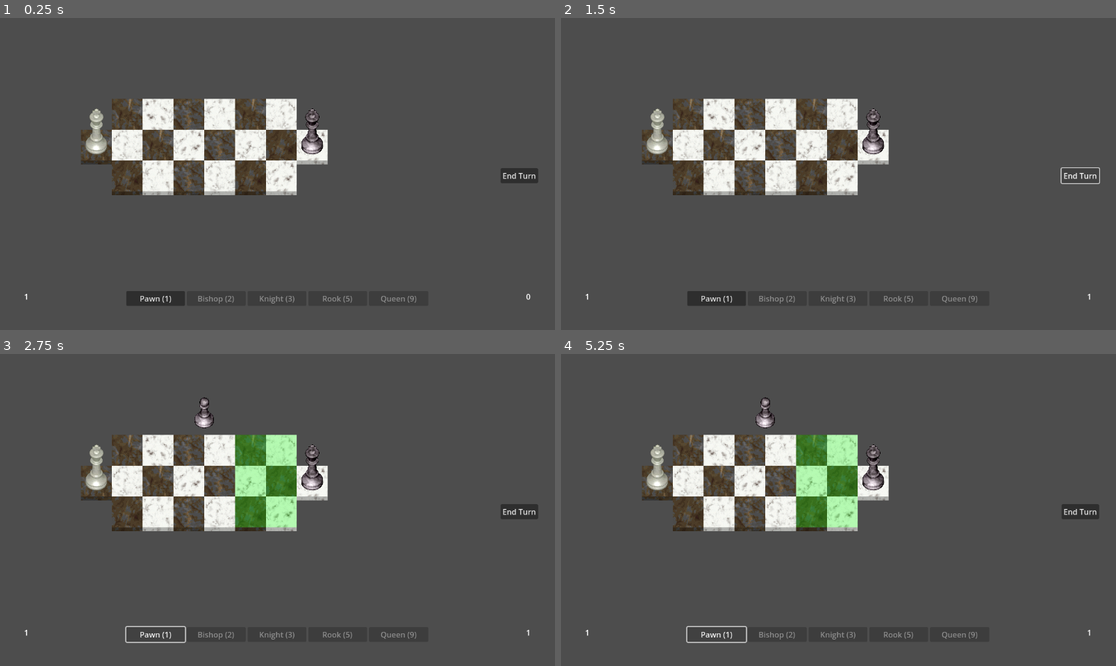
Above: before the commit, frames 1-4 (two rows, left to right).
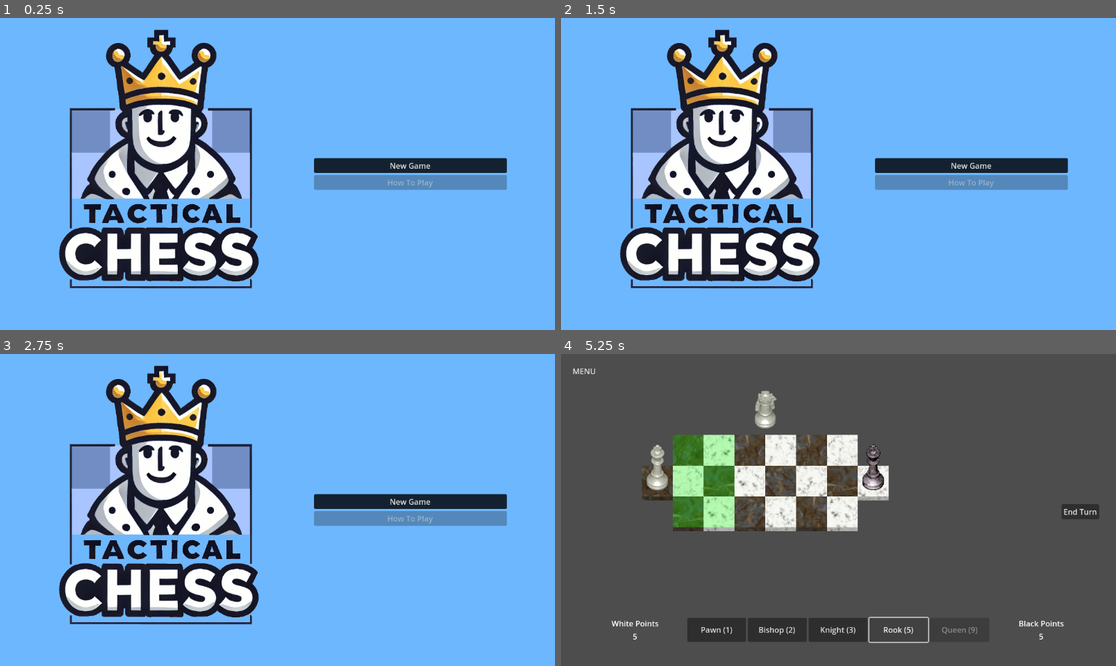
Above: after the commit, the same moments.

Repository: tspr0tege/Tactical-Chess
Game: Godot game, scene res://scene_loader.tscn
Same seed, same stepped clock (60 frames per second), same inputs: the game is played once before the commit and once after it. Before the commit the project starts from res://main.tscn.
Inputs (mouse positions are in pixels of both pictures, inside the frame that each line leads up to):
- Up to frame 1 (0.25 s): no input
- Up to frame 2 (1.5 s): click (655, 145) at 0.52 s; click (1082, 177) at 1.25 s, where only the run before the commit has a clickable "End Turn"
- Up to frame 3 (2.75 s): click (155, 634) at 2 s, where only the run before the commit has a clickable "Pawn (1)"
- Up to frame 4 (5.25 s): click (971, 500) at 2.75 s, where only the run after the commit has a clickable "New Game"; click "Pawn (1)" (after the commit: "Bishop (2)") at 3.5 s; click "Pawn (1)" (after the commit: "Knight (3)") at 4.25 s; click "Pawn (1)" (after the commit: "Rook (5)") at 5 s

The runs differ from the first frame. In frame 1, 99% of the frame differs, in the area x 0-100%, y 0-100%; in frame 2, 99%; in frame 3, 99%; in frame 4, 10%.

Commit message:
Macro game loop elements added
-The King can be captured and will now end the game, resolves #3
-Main menu added and in-game menu, resolves #6
-Pawn can no longer capture second square, fixes #10
-Game Over screen added
-Canvas is disabled on Game Over
-Scene Loader added to handle moving between Game and Menu

Diff:
--- /dev/null
+++ b/game_over.tscn
@@ -0,0 +1,72 @@
+[gd_scene load_steps=3 format=3 uid="uid://dqgg2uj5yw3r2"]
+
+[ext_resource type="Script" path="res://scripts/GameOver.gd" id="1_ds287"]
+
+[sub_resource type="StyleBoxFlat" id="StyleBoxFlat_7b1g4"]
+bg_color = Color(0, 0, 0, 0.756863)
+
+[node name="Game Over" type="Panel"]
+z_index = 1000
+custom_minimum_size = Vector2(1152, 648)
+layout_direction = 1
+offset_right = 1152.0
+offset_bottom = 648.0
+size_flags_horizontal = 3
+size_flags_vertical = 3
+mouse_force_pass_scroll_events = false
+theme_override_styles/panel = SubResource("StyleBoxFlat_7b1g4")
+script = ExtResource("1_ds287")
+
+[node name="WinnerMessage" type="RichTextLabel" parent="."]
+layout_mode = 1
+anchors_preset = 14
+anchor_top = 0.5
+anchor_right = 1.0
+anchor_bottom = 0.5
+offset_top = -224.0
+offset_bottom = -155.0
+grow_horizontal = 2
+grow_vertical = 2
+theme_override_font_sizes/normal_font_size = 50
+theme_override_font_sizes/bold_font_size = 50
+bbcode_enabled = true
+text = "[center]BLANK IS THE WINNER!"
+fit_content = true
+scroll_active = false
+
+[node name="MarginContainer" type="MarginContainer" parent="."]
+custom_minimum_size = Vector2(300, 0)
+layout_mode = 1
+anchors_preset = 8
+anchor_left = 0.5
+anchor_top = 0.5
+anchor_right = 0.5
+anchor_bottom = 0.5
+offset_left = -37.5
+offset_top = -41.0
+offset_right = 37.5
+offset_bottom = 41.0
+grow_horizontal = 2
+grow_vertical = 2
+theme_override_constants/margin_left = 20
+theme_override_constants/margin_top = 20
+theme_override_constants/margin_right = 20
+theme_override_constants/margin_bottom = 20
+
+[node name="VBoxContainer" type="VBoxContainer" parent="MarginContainer"]
+layout_mode = 2
+theme_override_constants/separation = 20
+
+[node name="Restart" type="Button" parent="MarginContainer/VBoxContainer"]
+layout_mode = 2
+theme_override_font_sizes/font_size = 36
+text = "RESTART"
+
+[node name="Quit" type="Button" parent="MarginContainer/VBoxContainer"]
+layout_mode = 2
+theme_override_constants/h_separation = 20
+theme_override_font_sizes/font_size = 36
+text = "QUIT"
+
+[connection signal="button_down" from="MarginContainer/VBoxContainer/Restart" to="." method="_on_restart_button_down"]
+[connection signal="button_down" from="MarginContainer/VBoxContainer/Quit" to="." method="_on_quit_button_down"]
--- a/gamespace.tscn
+++ /dev/null
@@ -1,73 +0,0 @@
-[gd_scene load_steps=11 format=3 uid="uid://nqnhu5oj2opp"]
-
-[ext_resource type="Texture2D" uid="uid://bckf1dtne2qvw" path="res://sprites/Top Down/Tiles/Marble 1 TD 64x72.png" id="1_gk0qi"]
-
-[sub_resource type="AtlasTexture" id="AtlasTexture_x6es6"]
-atlas = ExtResource("1_gk0qi")
-region = Rect2(0, 0, 64, 72)
-
-[sub_resource type="AtlasTexture" id="AtlasTexture_dxo75"]
-atlas = ExtResource("1_gk0qi")
-region = Rect2(64, 0, 64, 72)
-
-[sub_resource type="AtlasTexture" id="AtlasTexture_xf2tx"]
-atlas = ExtResource("1_gk0qi")
-region = Rect2(128, 0, 64, 72)
-
-[sub_resource type="AtlasTexture" id="AtlasTexture_5hghl"]
-atlas = ExtResource("1_gk0qi")
-region = Rect2(192, 0, 64, 72)
-
-[sub_resource type="AtlasTexture" id="AtlasTexture_t3p2y"]
-atlas = ExtResource("1_gk0qi")
-region = Rect2(0, 72, 64, 72)
-
-[sub_resource type="AtlasTexture" id="AtlasTexture_ilek3"]
-atlas = ExtResource("1_gk0qi")
-region = Rect2(64, 72, 64, 72)
-
-[sub_resource type="AtlasTexture" id="AtlasTexture_fijgq"]
-atlas = ExtResource("1_gk0qi")
-region = Rect2(128, 72, 64, 72)
-
-[sub_resource type="AtlasTexture" id="AtlasTexture_yl3f0"]
-atlas = ExtResource("1_gk0qi")
-region = Rect2(192, 72, 64, 72)
-
-[sub_resource type="SpriteFrames" id="SpriteFrames_imf0y"]
-animations = [{
-"frames": [{
-"duration": 1.0,
-"texture": SubResource("AtlasTexture_x6es6")
-}, {
-"duration": 1.0,
-"texture": SubResource("AtlasTexture_dxo75")
-}, {
-"duration": 1.0,
-"texture": SubResource("AtlasTexture_xf2tx")
-}, {
-"duration": 1.0,
-"texture": SubResource("AtlasTexture_5hghl")
-}, {
-"duration": 1.0,
-"texture": SubResource("AtlasTexture_t3p2y")
-}, {
-"duration": 1.0,
-"texture": SubResource("AtlasTexture_ilek3")
-}, {
-"duration": 1.0,
-"texture": SubResource("AtlasTexture_fijgq")
-}, {
-"duration": 1.0,
-"texture": SubResource("AtlasTexture_yl3f0")
-}],
-"loop": true,
-"name": &"default",
-"speed": 5.0
-}]
-
-[node name="Gamespace" type="Node2D"]
-
-[node name="TileSpriites" type="AnimatedSprite2D" parent="."]
-position = Vector2(408, 266)
-sprite_frames = SubResource("SpriteFrames_imf0y")
--- a/main.tscn
+++ b/main.tscn
@@ -1,26 +1,27 @@
-[gd_scene load_steps=3 format=3 uid="uid://gnigemb2g7pn"]
+[gd_scene load_steps=5 format=3 uid="uid://gnigemb2g7pn"]
 
 [ext_resource type="Script" path="res://scripts/GameBoard.gd" id="1_4go1m"]
+[ext_resource type="Script" path="res://scripts/main.gd" id="1_ocna6"]
 [ext_resource type="Script" path="res://scripts/BuyButtons.gd" id="2_50bpa"]
+[ext_resource type="Script" path="res://scripts/MenuButton.gd" id="3_ksqjo"]
 
 [node name="Main" type="Node2D"]
+script = ExtResource("1_ocna6")
 
-[node name="GameSpace" type="Node2D" parent="."]
-
-[node name="GameBoard" type="Node2D" parent="GameSpace"]
+[node name="GameBoard" type="Node2D" parent="."]
 position = Vector2(200, 200)
 script = ExtResource("1_4go1m")
 
-[node name="CanvasLayer" type="CanvasLayer" parent="GameSpace"]
+[node name="CanvasLayer" type="CanvasLayer" parent="."]
 
-[node name="EndTurnButton" type="Button" parent="GameSpace/CanvasLayer"]
+[node name="EndTurnButton" type="Button" parent="CanvasLayer"]
 offset_left = 1039.0
 offset_top = 312.0
 offset_right = 1117.0
 offset_bottom = 343.0
 text = "End Turn"
 
-[node name="MarginContainer" type="MarginContainer" parent="GameSpace/CanvasLayer"]
+[node name="MarginContainer" type="MarginContainer" parent="CanvasLayer"]
 anchors_preset = 12
 anchor_top = 1.0
 anchor_right = 1.0
@@ -32,67 +33,140 @@
 theme_override_constants/margin_right = 50
 theme_override_constants/margin_bottom = 50
 
-[node name="HBoxContainer2" type="HBoxContainer" parent="GameSpace/CanvasLayer/MarginContainer"]
+[node name="HBoxContainer2" type="HBoxContainer" parent="CanvasLayer/MarginContainer"]
 layout_mode = 2
 
-[node name="RichTextLabel" type="RichTextLabel" parent="GameSpace/CanvasLayer/MarginContainer/HBoxContainer2"]
+[node name="WhitePoints" type="VBoxContainer" parent="CanvasLayer/MarginContainer/HBoxContainer2"]
+layout_mode = 2
+size_flags_horizontal = 3
+
+[node name="Header" type="RichTextLabel" parent="CanvasLayer/MarginContainer/HBoxContainer2/WhitePoints"]
+layout_mode = 2
+size_flags_horizontal = 3
+bbcode_enabled = true
+text = "[center]White Points[/center]"
+fit_content = true
+
+[node name="Value" type="RichTextLabel" parent="CanvasLayer/MarginContainer/HBoxContainer2/WhitePoints"]
 layout_mode = 2
 size_flags_horizontal = 3
 bbcode_enabled = true
 text = "[left]White Points[/left]"
 fit_content = true
 
-[node name="HBoxContainer" type="HBoxContainer" parent="GameSpace/CanvasLayer/MarginContainer/HBoxContainer2"]
+[node name="HBoxContainer" type="HBoxContainer" parent="CanvasLayer/MarginContainer/HBoxContainer2"]
 layout_mode = 2
 size_flags_horizontal = 3
 size_flags_stretch_ratio = 3.0
 alignment = 1
 
-[node name="PawnButton" type="Button" parent="GameSpace/CanvasLayer/MarginContainer/HBoxContainer2/HBoxContainer"]
+[node name="PawnButton" type="Button" parent="CanvasLayer/MarginContainer/HBoxContainer2/HBoxContainer"]
 layout_mode = 2
 size_flags_horizontal = 3
 disabled = true
 text = "Pawn (1)"
 script = ExtResource("2_50bpa")
 
-[node name="BishopButton" type="Button" parent="GameSpace/CanvasLayer/MarginContainer/HBoxContainer2/HBoxContainer"]
+[node name="BishopButton" type="Button" parent="CanvasLayer/MarginContainer/HBoxContainer2/HBoxContainer"]
 layout_mode = 2
 size_flags_horizontal = 3
 disabled = true
 text = "Bishop (2)"
 script = ExtResource("2_50bpa")
 
-[node name="KnightButton" type="Button" parent="GameSpace/CanvasLayer/MarginContainer/HBoxContainer2/HBoxContainer"]
+[node name="KnightButton" type="Button" parent="CanvasLayer/MarginContainer/HBoxContainer2/HBoxContainer"]
 layout_mode = 2
 size_flags_horizontal = 3
 disabled = true
 text = "Knight (3)"
 script = ExtResource("2_50bpa")
 
-[node name="RookButton" type="Button" parent="GameSpace/CanvasLayer/MarginContainer/HBoxContainer2/HBoxContainer"]
+[node name="RookButton" type="Button" parent="CanvasLayer/MarginContainer/HBoxContainer2/HBoxContainer"]
 layout_mode = 2
 size_flags_horizontal = 3
 disabled = true
 text = "Rook (5)"
 script = ExtResource("2_50bpa")
 
-[node name="QueenButton" type="Button" parent="GameSpace/CanvasLayer/MarginContainer/HBoxContainer2/HBoxContainer"]
+[node name="QueenButton" type="Button" parent="CanvasLayer/MarginContainer/HBoxContainer2/HBoxContainer"]
 layout_mode = 2
 size_flags_horizontal = 3
 disabled = true
 text = "Queen (9)"
 script = ExtResource("2_50bpa")
 
-[node name="RichTextLabel2" type="RichTextLabel" parent="GameSpace/CanvasLayer/MarginContainer/HBoxContainer2"]
+[node name="BlackPoints" type="VBoxContainer" parent="CanvasLayer/MarginContainer/HBoxContainer2"]
+layout_mode = 2
+size_flags_horizontal = 3
+
+[node name="Header" type="RichTextLabel" parent="CanvasLayer/MarginContainer/HBoxContainer2/BlackPoints"]
+layout_mode = 2
+size_flags_horizontal = 3
+bbcode_enabled = true
+text = "[center]Black Points[/center]"
+fit_content = true
+
+[node name="Value" type="RichTextLabel" parent="CanvasLayer/MarginContainer/HBoxContainer2/BlackPoints"]
 layout_mode = 2
 size_flags_horizontal = 3
 bbcode_enabled = true
 text = "[right]Black Points[/right]"
 fit_content = true
 
-[connection signal="button_up" from="GameSpace/CanvasLayer/EndTurnButton" to="GameSpace/GameBoard" method="_on_end_turn_button_button_up"]
-[connection signal="button_up" from="GameSpace/CanvasLayer/MarginContainer/HBoxContainer2/HBoxContainer/PawnButton" to="GameSpace/GameBoard" method="_on_buy_piece_button_up" binds= ["Pawn"]]
-[connection signal="button_up" from="GameSpace/CanvasLayer/MarginContainer/HBoxContainer2/HBoxContainer/BishopButton" to="GameSpace/GameBoard" method="_on_buy_piece_button_up" binds= ["Bishop"]]
-[connection signal="button_up" from="GameSpace/CanvasLayer/MarginContainer/HBoxContainer2/HBoxContainer/KnightButton" to="GameSpace/GameBoard" method="_on_buy_piece_button_up" binds= ["Knight"]]
-[connection signal="button_up" from="GameSpace/CanvasLayer/MarginContainer/HBoxContainer2/HBoxContainer/RookButton" to="GameSpace/GameBoard" method="_on_buy_piece_button_up" binds= ["Rook"]]
-[connection signal="button_up" from="GameSpace/CanvasLayer/MarginContainer/HBoxContainer2/HBoxContainer/QueenButton" to="GameSpace/GameBoard" method="_on_buy_piece_button_up" binds= ["Queen"]]
+[node name="MenuContainer" type="MarginContainer" parent="CanvasLayer"]
+offset_right = 40.0
+offset_bottom = 40.0
+theme_override_constants/margin_left = 20
+theme_override_constants/margin_top = 20
+theme_override_constants/margin_right = 20
+theme_override_constants/margin_bottom = 20
+
+[node name="MenuButton" type="MenuButton" parent="CanvasLayer/MenuContainer"]
+layout_mode = 2
+text = "MENU"
+script = ExtResource("3_ksqjo")
+
+[node name="PopupMenu" type="PopupMenu" parent="CanvasLayer/MenuContainer/MenuButton"]
+initial_position = 1
+size = Vector2i(200, 200)
+
+[node name="MarginContainer" type="MarginContainer" parent="CanvasLayer/MenuContainer/MenuButton/PopupMenu"]
+anchors_preset = 15
+anchor_right = 1.0
+anchor_bottom = 1.0
+grow_horizontal = 2
+grow_vertical = 2
+theme_override_constants/margin_left = 20
+theme_override_constants/margin_top = 20
+theme_override_constants/margin_right = 20
+theme_override_constants/margin_bottom = 20
+
+[node name="VBoxContainer" type="VBoxContainer" parent="CanvasLayer/MenuContainer/MenuButton/PopupMenu/MarginContainer"]
+layout_mode = 2
+theme_override_constants/separation = 20
+
+[node name="Spacer" type="Control" parent="CanvasLayer/MenuContainer/MenuButton/PopupMenu/MarginContainer/VBoxContainer"]
+layout_mode = 2
+size_flags_vertical = 3
+
+[node name="Restart" type="Button" parent="CanvasLayer/MenuContainer/MenuButton/PopupMenu/MarginContainer/VBoxContainer"]
+layout_mode = 2
+text = "RESTART"
+
+[node name="Quit" type="Button" parent="CanvasLayer/MenuContainer/MenuButton/PopupMenu/MarginContainer/VBoxContainer"]
+layout_mode = 2
+text = "QUIT"
+
+[node name="Spacer2" type="Control" parent="CanvasLayer/MenuContainer/MenuButton/PopupMenu/MarginContainer/VBoxContainer"]
+layout_mode = 2
+size_flags_vertical = 3
+
+[connection signal="button_up" from="CanvasLayer/EndTurnButton" to="GameBoard" method="_on_end_turn_button_button_up"]
+[connection signal="button_up" from="CanvasLayer/MarginContainer/HBoxContainer2/HBoxContainer/PawnButton" to="GameBoard" method="_on_buy_piece_button_up" binds= ["Pawn"]]
+[connection signal="button_up" from="CanvasLayer/MarginContainer/HBoxContainer2/HBoxContainer/BishopButton" to="GameBoard" method="_on_buy_piece_button_up" binds= ["Bishop"]]
+[connection signal="button_up" from="CanvasLayer/MarginContainer/HBoxContainer2/HBoxContainer/KnightButton" to="GameBoard" method="_on_buy_piece_button_up" binds= ["Knight"]]
+[connection signal="button_up" from="CanvasLayer/MarginContainer/HBoxContainer2/HBoxContainer/RookButton" to="GameBoard" method="_on_buy_piece_button_up" binds= ["Rook"]]
+[connection signal="button_up" from="CanvasLayer/MarginContainer/HBoxContainer2/HBoxContainer/QueenButton" to="GameBoard" method="_on_buy_piece_button_up" binds= ["Queen"]]
+[connection signal="toggled" from="CanvasLayer/MenuContainer/MenuButton" to="CanvasLayer/MenuContainer/MenuButton" method="_on_toggled"]
+[connection signal="button_down" from="CanvasLayer/MenuContainer/MenuButton/PopupMenu/MarginContainer/VBoxContainer/Restart" to="." method="_on_restart_button_down"]
+[connection signal="button_down" from="CanvasLayer/MenuContainer/MenuButton/PopupMenu/MarginContainer/VBoxContainer/Quit" to="." method="_on_quit_button_down"]
--- /dev/null
+++ b/main_menu.tscn
@@ -0,0 +1,62 @@
+[gd_scene load_steps=6 format=3 uid="uid://bqtwxkov74ha1"]
+
+[ext_resource type="Script" path="res://scripts/main_menu.gd" id="1_jbnnv"]
+[ext_resource type="Texture2D" uid="uid://dwaae03lep0h2" path="res://Tactical Chess logo 001.png" id="2_m1f04"]
+[ext_resource type="StyleBox" uid="uid://cu0t7vds3ufck" path="res://themes/new_style_box_flat.tres" id="3_a43p3"]
+
+[sub_resource type="StyleBoxFlat" id="StyleBoxFlat_t72w1"]
+bg_color = Color(0.427451, 0.717647, 1, 1)
+
+[sub_resource type="Theme" id="Theme_sfqph"]
+Button/styles/normal = ExtResource("3_a43p3")
+
+[node name="Main Menu" type="Node"]
+script = ExtResource("1_jbnnv")
+
+[node name="PanelContainer" type="PanelContainer" parent="."]
+anchors_preset = 15
+anchor_right = 1.0
+anchor_bottom = 1.0
+grow_horizontal = 2
+grow_vertical = 2
+theme_override_styles/panel = SubResource("StyleBoxFlat_t72w1")
+
+[node name="HBoxContainer" type="HBoxContainer" parent="PanelContainer"]
+layout_mode = 2
+
+[node name="Logo" type="TextureRect" parent="PanelContainer/HBoxContainer"]
+layout_mode = 2
+texture = ExtResource("2_m1f04")
+expand_mode = 2
+stretch_mode = 4
+
+[node name="MarginContainer" type="MarginContainer" parent="PanelContainer/HBoxContainer"]
+layout_mode = 2
+size_flags_horizontal = 3
+theme_override_constants/margin_top = 20
+theme_override_constants/margin_right = 100
+theme_override_constants/margin_bottom = 20
+
+[node name="VBoxContainer" type="VBoxContainer" parent="PanelContainer/HBoxContainer/MarginContainer"]
+layout_mode = 2
+size_flags_horizontal = 3
+
+[node name="Spacer2" type="Control" parent="PanelContainer/HBoxContainer/MarginContainer/VBoxContainer"]
+layout_mode = 2
+size_flags_vertical = 3
+
+[node name="New Game" type="Button" parent="PanelContainer/HBoxContainer/MarginContainer/VBoxContainer"]
+layout_mode = 2
+theme = SubResource("Theme_sfqph")
+text = "New Game"
+
+[node name="How To Play" type="Button" parent="PanelContainer/HBoxContainer/MarginContainer/VBoxContainer"]
+layout_mode = 2
+disabled = true
+text = "How To Play"
+
+[node name="Spacer" type="Control" parent="PanelContainer/HBoxContainer/MarginContainer/VBoxContainer"]
+layout_mode = 2
+size_flags_vertical = 3
+
+[connection signal="button_up" from="PanelContainer/HBoxContainer/MarginContainer/VBoxContainer/New Game" to="." method="_on_new_game_pressed"]
--- a/project.godot
+++ b/project.godot
@@ -11,7 +11,7 @@
 [application]
 
 config/name="Tactical Chess"
-run/main_scene="res://main.tscn"
+run/main_scene="res://scene_loader.tscn"
 config/features=PackedStringArray("4.1", "Mobile")
 config/icon="res://icon.svg"
 
--- /dev/null
+++ b/scene_loader.tscn
@@ -0,0 +1,6 @@
+[gd_scene load_steps=2 format=3 uid="uid://di6ve8b2orio4"]
+
+[ext_resource type="Script" path="res://scripts/scene_loader.gd" id="1_ow0pi"]
+
+[node name="Scene Loader" type="Node"]
+script = ExtResource("1_ow0pi")
--- a/scripts/ChessPiece.gd
+++ b/scripts/ChessPiece.gd
@@ -53,9 +53,10 @@
 	GAME_BOARD.resetMoveTiles()
 
 	if is_instance_valid(GAME_BOARD.NEW_PIECE) and GAME_BOARD.MOVING_PIECE == GAME_BOARD.NEW_PIECE:
+		#print("Deleting " + str(GAME_BOARD.MOVING_PIECE))
+		GAME_BOARD.NEW_PIECE = null
 		GAME_BOARD.MOVING_PIECE.queue_free()
 		GAME_BOARD.MOVING_PIECE = null
-		GAME_BOARD.NEW_PIECE = null
 
 	if GAME_BOARD.MOVING_PIECE != self:
 		GAME_BOARD.MOVING_PIECE = self
--- a/scripts/GameBoard.gd
+++ b/scripts/GameBoard.gd
@@ -19,11 +19,11 @@
 var player = {
 	"White": {
 		"pieces": [],
-		"points": 1,
+		"points": 5,
 	},
 	"Black": {
 		"pieces": [],
-		"points": 0,
+		"points": 5,
 	},
 }
 
@@ -57,6 +57,7 @@
 				newChessPiece.coords = Vector2(x, y)
 				newChessPiece.is_moveable = true
 				add_child(newChessPiece)
+				player[color].pieces.push_back(newChessPiece)
 				newBoardTile.tenant = newChessPiece
 
 		boardTiles.push_back(newRow)
@@ -101,8 +102,8 @@
 		print("No tiles available for new piece")
 
 func updatePoints():
-	$"../CanvasLayer/MarginContainer/HBoxContainer2/RichTextLabel".text = "[left]" + str(player.White.points) + "[/left]"
-	$"../CanvasLayer/MarginContainer/HBoxContainer2/RichTextLabel2".text = "[right]" + str(player.Black.points) + "[/right]"
+	$"../CanvasLayer/MarginContainer/HBoxContainer2/WhitePoints/Value".text = "[center]" + str(player.White.points) + "[/center]"
+	$"../CanvasLayer/MarginContainer/HBoxContainer2/BlackPoints/Value".text = "[center]" + str(player.Black.points) + "[/center]"
 
 func getMovementTiles(CHESS_PIECE):
 	var tilesArray = []
@@ -213,7 +214,7 @@
 
 			if isValidTile.call(coords + Vector2(xDirection, 0)) and not is_instance_valid(boardTiles[coords.x + xDirection][coords.y].tenant):
 				tilesArray.push_back(boardTiles[coords.x + xDirection][coords.y])
-				if CHESS_PIECE.first_move and isValidTile.call(coords + Vector2(xDirection * 2, 0)):
+				if CHESS_PIECE.first_move and isValidTile.call(coords + Vector2(xDirection * 2, 0)) and not is_instance_valid(boardTiles[coords.x + (xDirection * 2)][coords.y].tenant):
 					tilesArray.push_back(boardTiles[coords.x + (xDirection * 2)][coords.y])
 
 		"Knight":
@@ -242,12 +243,13 @@
 
 func _on_end_turn_button_button_up():
 	resetMoveTiles()
+	if is_instance_valid(MOVING_PIECE) and MOVING_PIECE == NEW_PIECE:
+		NEW_PIECE = null
+		MOVING_PIECE.queue_free()
+		MOVING_PIECE = null
 	if is_instance_valid(NEW_PIECE):
 		NEW_PIECE.is_moveable = true
 		NEW_PIECE = null
-	if is_instance_valid(MOVING_PIECE) and MOVING_PIECE == NEW_PIECE:
-		MOVING_PIECE.queue_free()
-		MOVING_PIECE = null
 
 	#Initialize new turn
 	playerTurn.reverse()
@@ -270,3 +272,9 @@
 func updateBuyButtons():
 	for button in $"../CanvasLayer/MarginContainer/HBoxContainer2/HBoxContainer".get_children():
 		button.isAvailable()
+
+func game_over():
+	$"../CanvasLayer".visible = false
+	var gameOverScreen = load("res://game_over.tscn").instantiate()
+	gameOverScreen.get_node("WinnerMessage").text = "[center]" + str(playerTurn[0]).to_upper() + " IS THE WINNER!"
+	get_parent().add_child(gameOverScreen)
--- /dev/null
+++ b/scripts/GameOver.gd
@@ -0,0 +1,16 @@
+extends Panel
+
+@onready var SCENE_LOADER = find_parent("Scene Loader")
+
+func _on_restart_button_down():
+	if SCENE_LOADER != null:
+		SCENE_LOADER.load_new_game()
+	else:
+		print("No Scene Loader Present")
+
+
+func _on_quit_button_down():
+	if SCENE_LOADER != null:
+		SCENE_LOADER.load_main_menu()
+	else:
+		print("No Scene Loader Present")
--- /dev/null
+++ b/scripts/MenuButton.gd
@@ -0,0 +1,4 @@
+extends MenuButton
+
+func _on_toggled(button_pressed):
+	$PopupMenu.visible = button_pressed
--- a/scripts/board_tile.gd
+++ b/scripts/board_tile.gd
@@ -28,10 +28,14 @@
 
 	#If there is a piece
 	if is_instance_valid(tenant):
-		currentPlayer.points += GAME_BOARD.pieceValues[tenant.type_of_piece]
-		opposingPlayer.pieces.erase(tenant)
-		tenant.queue_free()
-		GAME_BOARD.updateBuyButtons()
+		if tenant.type_of_piece == "King":
+			#current player wins
+			GAME_BOARD.game_over()
+		else:
+			currentPlayer.points += GAME_BOARD.pieceValues[tenant.type_of_piece]
+			opposingPlayer.pieces.erase(tenant)
+			tenant.queue_free()
+			GAME_BOARD.updateBuyButtons()
 
 	tenant = PIECE
 
--- /dev/null
+++ b/scripts/main.gd
@@ -0,0 +1,21 @@
+extends Node2D
+
+@onready var SCENE_LOADER = find_parent("Scene Loader")
+
+func _on_restart_button_down():
+	if SCENE_LOADER != null:
+		print("Starting new game!")
+		find_parent("Scene Loader").load_new_game()
+	else:
+		print("No Scene Loader is present")
+
+
+func _on_quit_button_down():
+	if SCENE_LOADER != null:
+		print("Exiting to main menu")
+		find_parent("Scene Loader").load_main_menu()
+	else:
+		print("No Scene Loader is present")
+
+func gameOver(winner):
+	pass
--- /dev/null
+++ b/scripts/main_menu.gd
@@ -0,0 +1,10 @@
+extends Node
+
+@onready var SCENE_LOADER = find_parent("Scene Loader")
+
+func _on_new_game_pressed():
+	if SCENE_LOADER != null:
+		print("Starting new game!")
+		find_parent("Scene Loader").load_new_game()
+	else:
+		print("No Scene Loader is present")
--- /dev/null
+++ b/scripts/scene_loader.gd
@@ -0,0 +1,18 @@
+extends Node
+
+func _ready():
+	load_main_menu()
+
+func load_new_game():
+	unloadChildren()
+	var gameScene = load("res://main.tscn").instantiate()
+	add_child(gameScene)
+
+func load_main_menu():
+	unloadChildren()
+	var mainMenu = load("res://main_menu.tscn").instantiate()
+	add_child(mainMenu)
+
+func unloadChildren():
+	for child in self.get_children():
+		child.queue_free()
--- /dev/null
+++ b/themes/new_style_box_flat.tres
@@ -0,0 +1,13 @@
+[gd_resource type="StyleBoxFlat" format=3 uid="uid://cu0t7vds3ufck"]
+
+[resource]
+content_margin_left = 4.0
+content_margin_top = 4.0
+content_margin_right = 4.0
+content_margin_bottom = 4.0
+bg_color = Color(0, 0, 0, 0.811765)
+corner_radius_top_left = 3
+corner_radius_top_right = 3
+corner_radius_bottom_right = 3
+corner_radius_bottom_left = 3
+corner_detail = 5
Binary file added: Tactical Chess logo 001.png
Not shown, added: Tactical Chess logo 001.png.import
